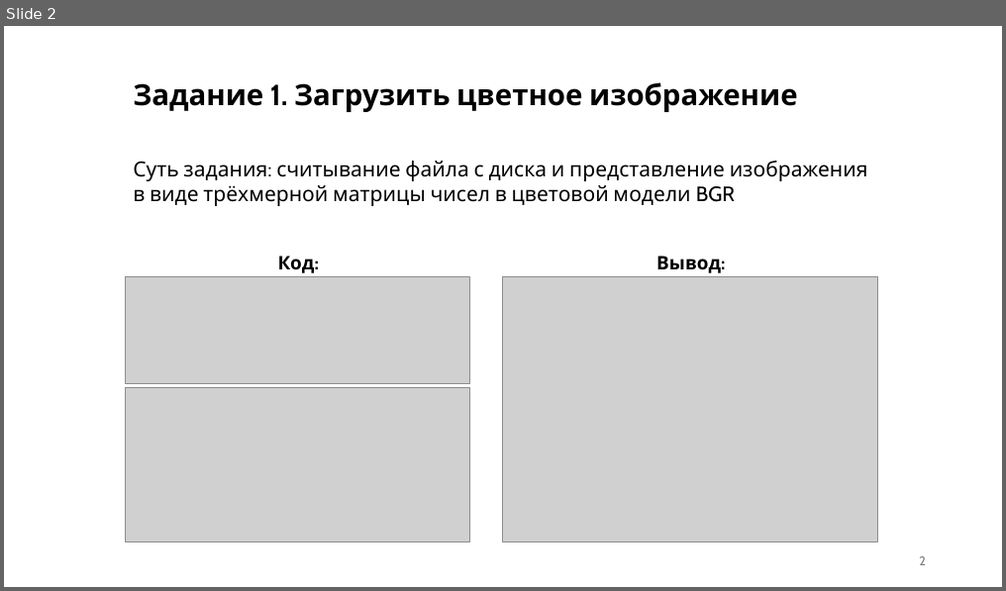
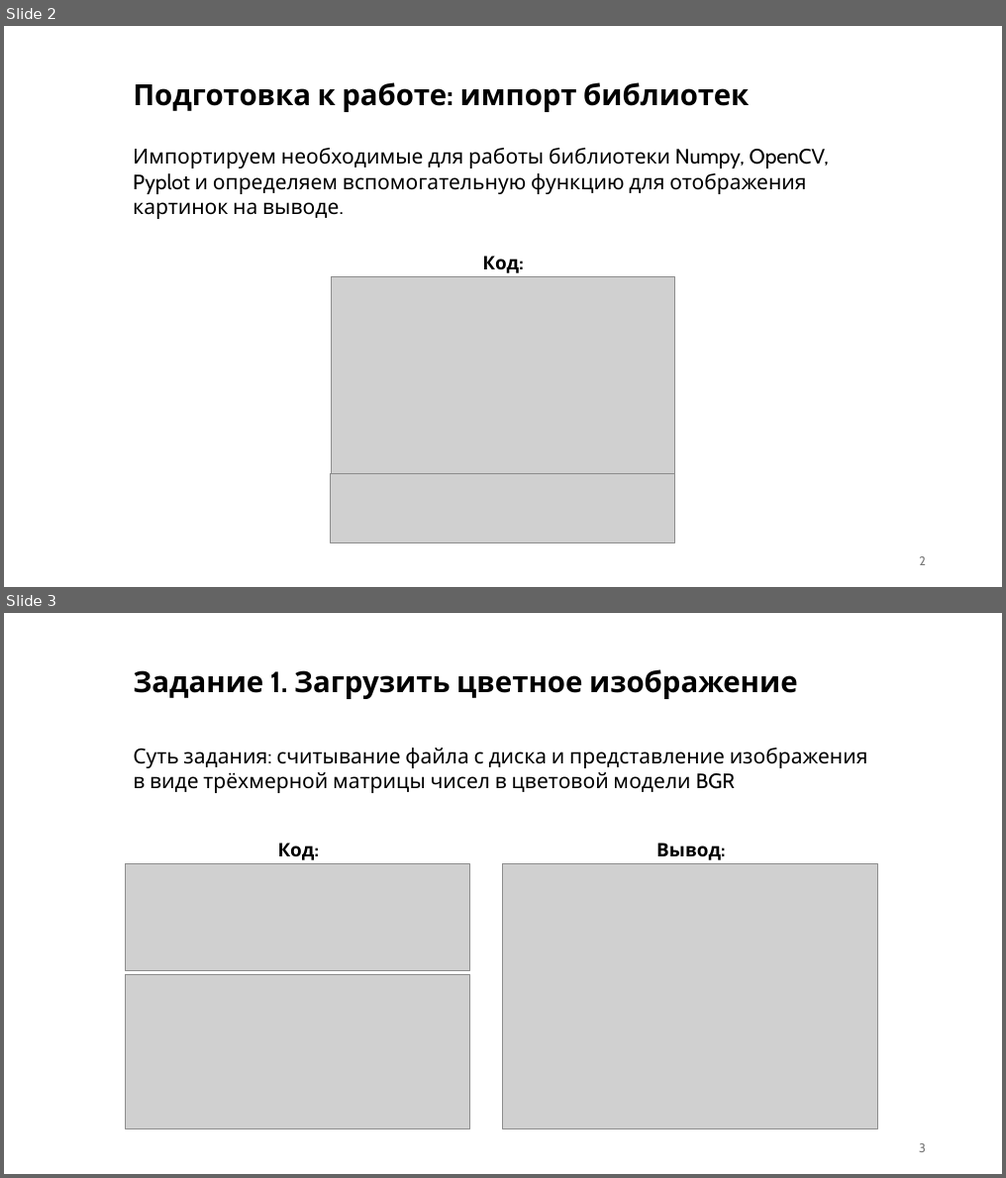
Before and after one commit to quistxnd/cv, a slide deck: lab1/lab1.pptx. Shown one above the other, each under a label of ours: slide 2 before the commit, slides 2 and 3 after it. The pictures are 1006x591 and 1006x1178 pixels, drawn with LibreOffice and Linux fonts; fonts in the diff are those of the drawing; grey boxes stand for pictures. Boxes give left, top, right and bottom in pixels: in the first picture for what was removed or moved away, otherwise in the second. Text is boxed around its words. In the diff, an @@ line names an element or a change of style, - is before the commit and + after.

Commit message:
upd презентация v2

```diff
--- a/lab1/lab1.pptx
+++ b/lab1/lab1.pptx
@@ slide 2 added at [4, 26, 1002, 587], background #FFFFFF @@
@@ text added at [133, 82, 748, 112], 28 pt, text #000000, bold @@
+Подготовка к работе: импорт библиотек
@@ text added at [133, 148, 829, 219], 20 pt, text #000000 @@
+Импортируем необходимые для работы библиотеки Numpy, OpenCV, Pyplot и определяем вспомогательную функцию для отображения картинок на выводе.
@@ text added at [482, 256, 519, 274], 18 pt, text #000000, bold @@
+Код:
@@ picture added at [331, 277, 675, 474] @@
@@ picture added at [331, 473, 675, 543] @@
@@ page number added at [919, 557, 926, 566], 12 pt, text #797979 @@
+2
@@ what was slide 2 is now slide 3 @@
@@ page number at [919, 1144, 926, 1153]: text changed @@
-2
+3
```
